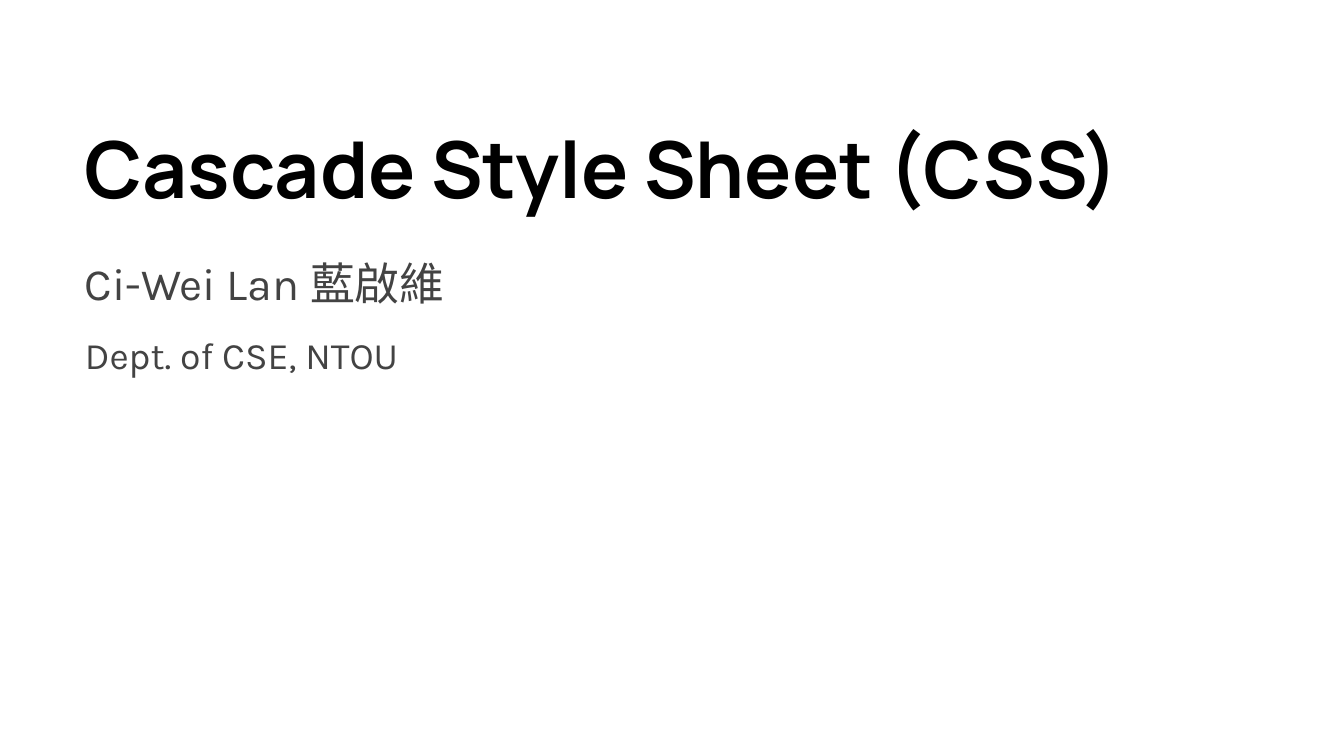
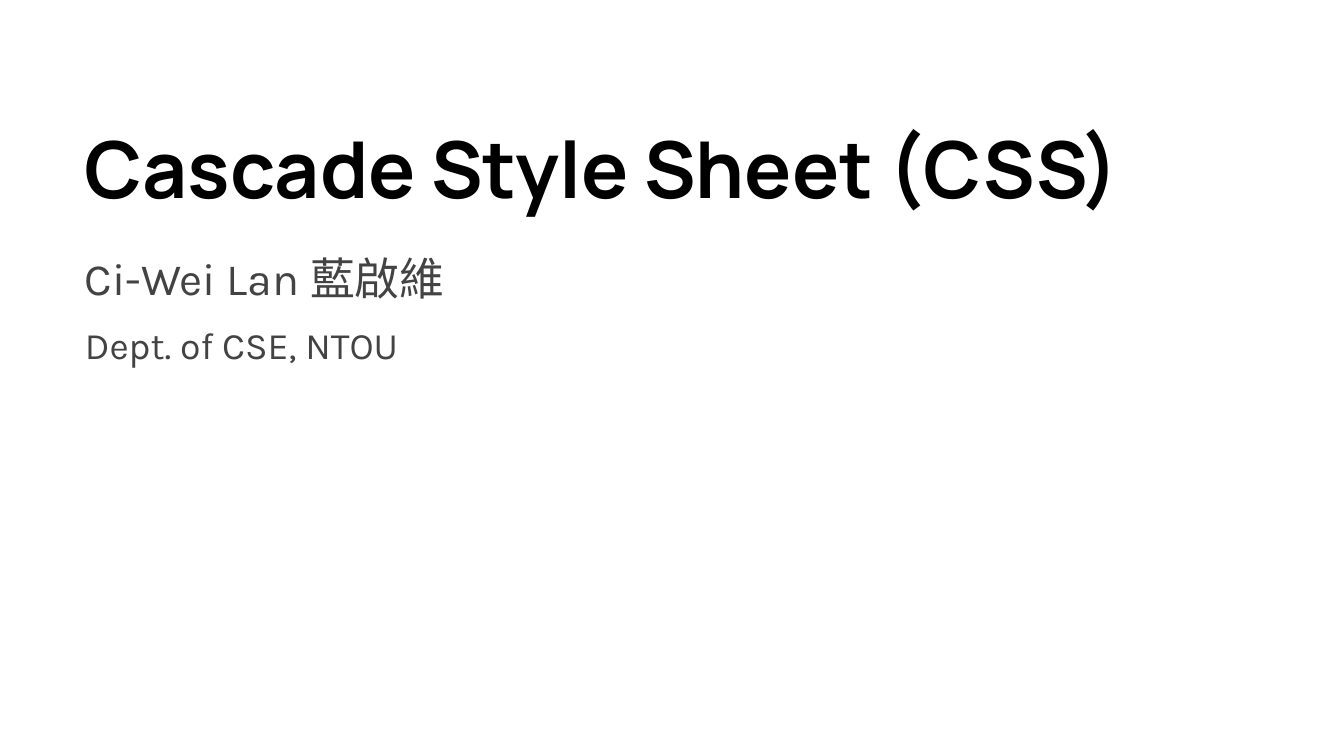
Before and after one commit to lancwyy/WebDev, a slide deck: slide 1 of Lecture_Materials/03-CSS.pptx. Drawn at 1344x756 pixels with LibreOffice and Linux fonts; fonts in the diff are those of the drawing; background and template pictures are left out. Boxes give left, top, right and bottom in pixels: in the first picture for what was removed or moved away, otherwise in the second. Text is boxed around its words. In the diff, an @@ line names an element or a change of style, - is before the commit and + after.

```diff
--- a/Lecture_Materials/03-CSS.pptx
+++ b/Lecture_Materials/03-CSS.pptx
@@ subtitle "Ci-Wei Lan 藍啟維" at [85,257,444,368]: line spacing 1.15 to 1.05; line spacing 1.5 to 1.4 @@
```
Also in this commit, not shown: 24 other slides changed, 1 slide added, 3 slides removed, 14 other files.
